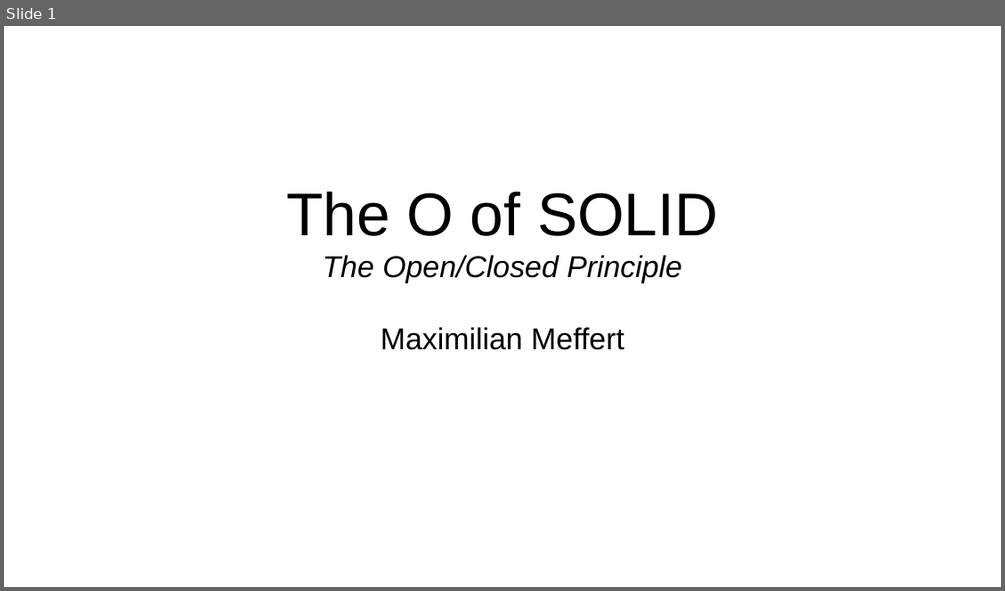
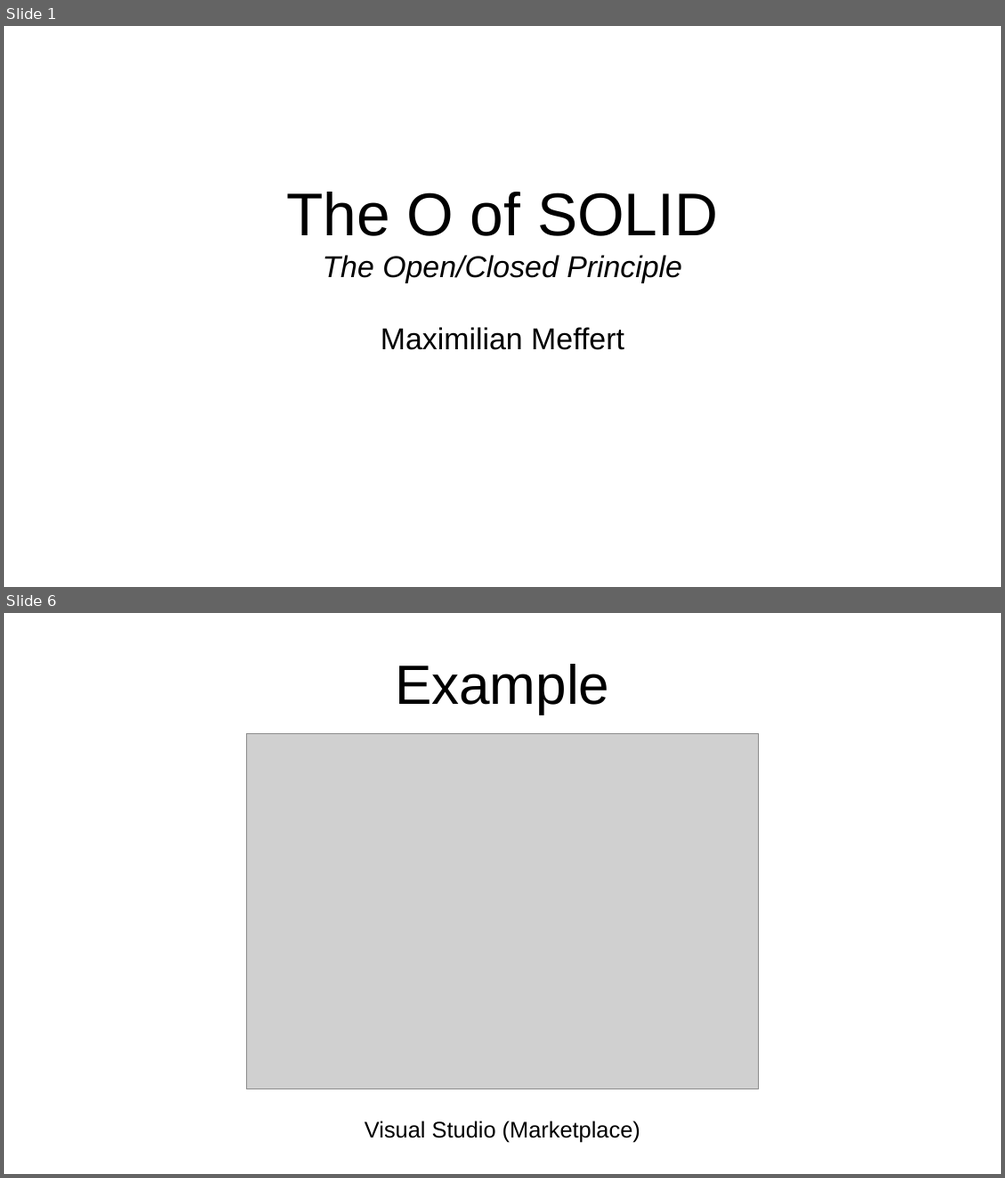
Before and after one commit to maxmeffert/SOLID, a slide deck: TheOofSOLID/TheOofSOLID.odp. Shown one above the other, each under a label of ours: slide 1 before the commit, slides 1 and 6 after it; the slides between them are not shown. The pictures are 1005x591 and 1005x1178 pixels, drawn with LibreOffice and Linux fonts; fonts in the diff are those of the drawing; grey boxes stand for pictures. Boxes give left, top, right and bottom in pixels: in the first picture for what was removed or moved away, otherwise in the second. Text is boxed around its words. In the diff, an @@ line names an element or a change of style, - is before the commit and + after.

```diff
--- a/TheOofSOLID/TheOofSOLID.odp
+++ b/TheOofSOLID/TheOofSOLID.odp
@@ slide 6 added at <box>4,613,1001,1174</box>, background #FFFFFF @@
@@ title added at <box>395,664,609,714</box>, 44 pt, text #000000 @@
+Example
@@ picture added at <box>246,733,760,1089</box> @@
@@ text added at <box>364,1120,640,1142</box>, 18 pt, text #000000 @@
+Visual Studio (Marketplace)
```
Also in this commit, not shown: 17 other slides added, 1 other file.
